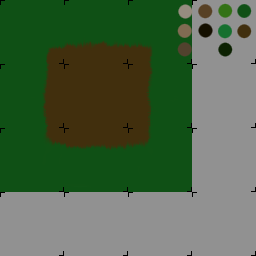
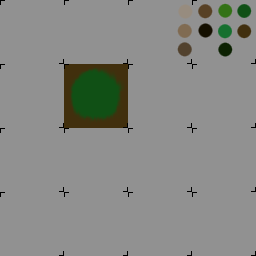
Layer changes from the first w=256, h=256 image to the second:
painted on "grid" over [0, 0, 192, 192]
added group "single tile road tiles" with 17 layers above "dirt tiles" over [0, 0, 192, 192]
added layer "grass patch" in group "single tile road tiles" over [0, 0, 192, 192]
added group "turns" with 4 layers in group "single tile road tiles" over [0, 0, 192, 192]
added group "straight roads" with 2 layers in group "single tile road tiles" over [0, 0, 192, 192]
added group "corners" with 4 layers in group "single tile road tiles" over [0, 0, 192, 192]
added layer "dirt" in group "single tile road tiles" over [64, 67, 128, 192]
hid "dirt tiles", painted on it over [0, 0, 192, 192]
